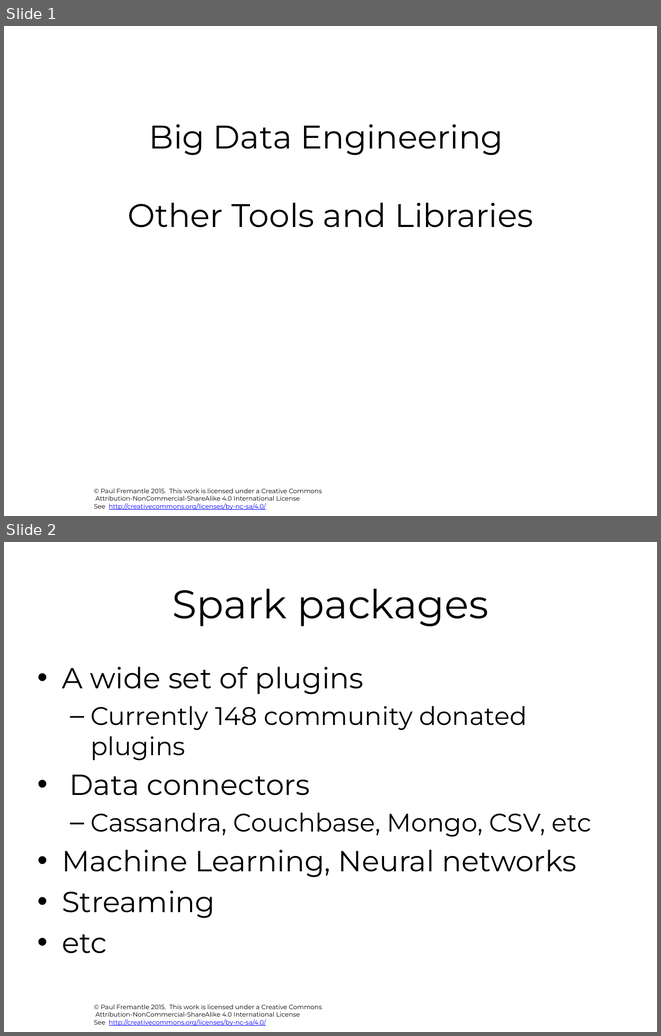
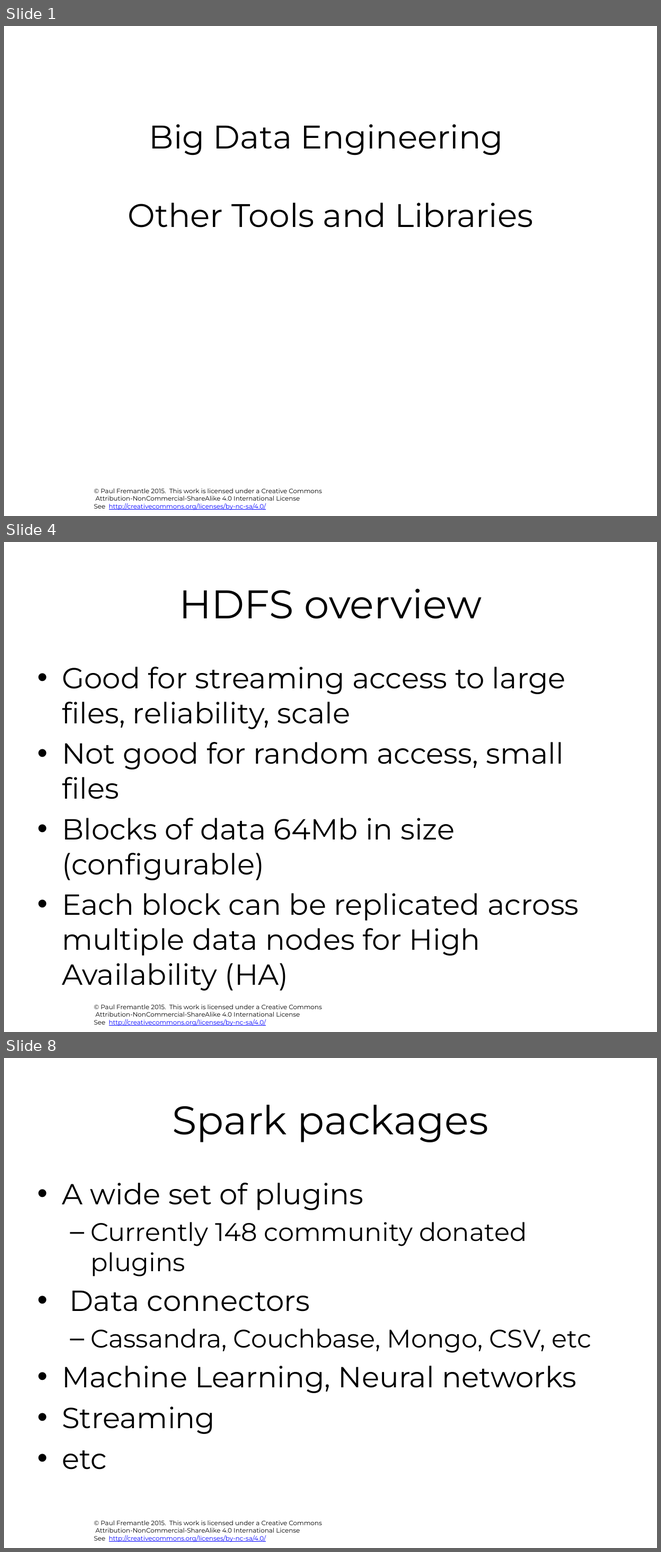
Before and after one commit to pzfreo/big, a slide deck: pres-source/06-additional-tools.pptx. Shown one above the other, each under a label of ours: slides 1 and 2 before the commit, slides 1, 4 and 8 after it; the slides between them are not shown. The pictures are 661x1036 and 661x1552 pixels, drawn with LibreOffice and Linux fonts; fonts in the diff are those of the drawing; background and template pictures are left out. Boxes give left, top, right and bottom in pixels: in the first picture for what was removed or moved away, otherwise in the second. Text is boxed around its words. In the diff, an @@ line names an element or a change of style, - is before the commit and + after.

```diff
--- a/pres-source/06-additional-tools.pptx
+++ b/pres-source/06-additional-tools.pptx
@@ slide 4 added at [4, 542, 657, 1032], background #FFFFFF; not listed: 1 template element that a slide beside it also shows @@
@@ title added at [179, 589, 482, 619], 44 pt, text #000000 @@
+HDFS overview
@@ text added at [62, 667, 579, 990], 32 pt, text #000000 @@
+• Good for streaming access to large files, reliability, scale
+• Not good for random access, small files
+• Blocks of data 64Mb in size (configurable)
+• Each block can be replicated across multiple data nodes for High Availability (HA)
@@ what was slide 2 is now slide 8 @@
```
Also in this commit, not shown: 9 other slides added, 2 slides removed, 31 other files.
